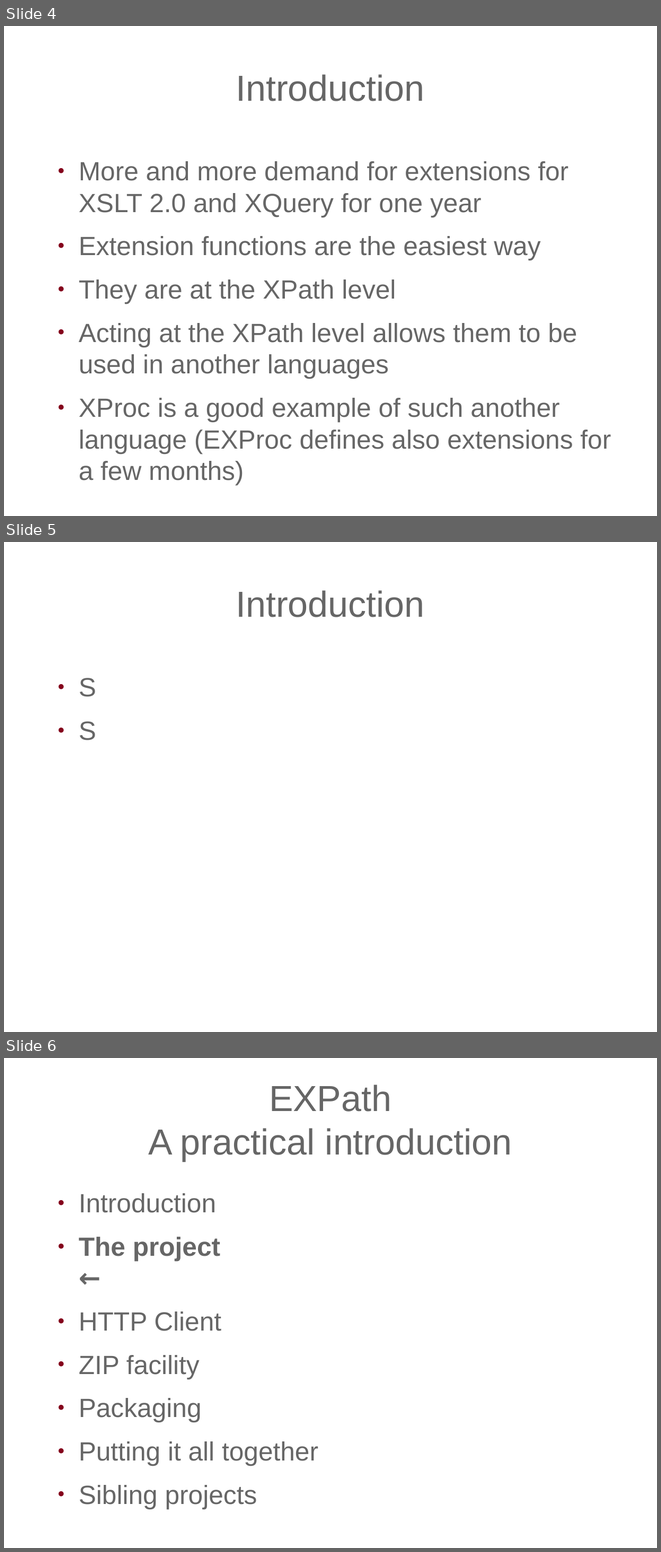
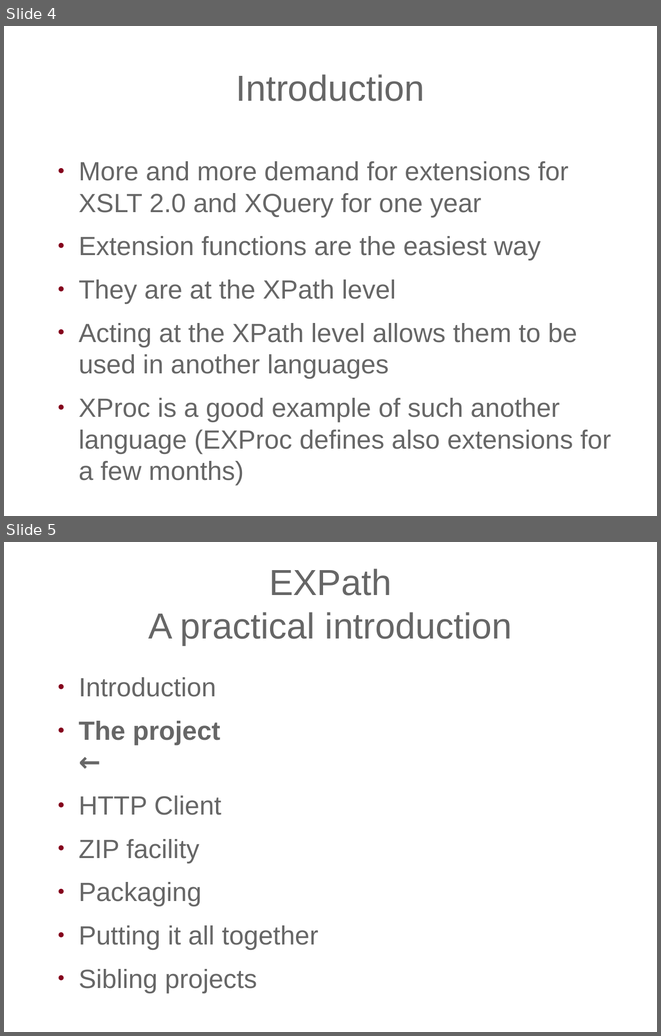
Before and after one commit to expath/expath-www, a slide deck: misc/2009-balisage/presentation/balisage-expath.odp. Shown one above the other, each under a label of ours: slides 4, 5 and 6 before the commit, slides 4 and 5 after it. The pictures are 661x1552 and 661x1036 pixels, drawn with LibreOffice and Linux fonts; fonts in the diff are those of the drawing; background and template pictures are left out. Boxes give left, top, right and bottom in pixels: in the first picture for what was removed or moved away, otherwise in the second. Text is boxed around its words. In the diff, an @@ line names an element or a change of style, - is before the commit and + after.

```diff
--- a/misc/2009-balisage/presentation/balisage-expath.odp
+++ b/misc/2009-balisage/presentation/balisage-expath.odp
@@ slide 5 removed at [4, 542, 657, 1032], background picture (left out) @@
@@ title removed at [236, 590, 425, 617] @@
-Introduction
@@ text removed at [79, 678, 96, 740] @@
-● S
-● S
@@ what was slide 6 is now slide 5 @@
```
Also in this commit, not shown: 3 slides changed, 8 slides added, 1 other slide removed, 1 other file.
